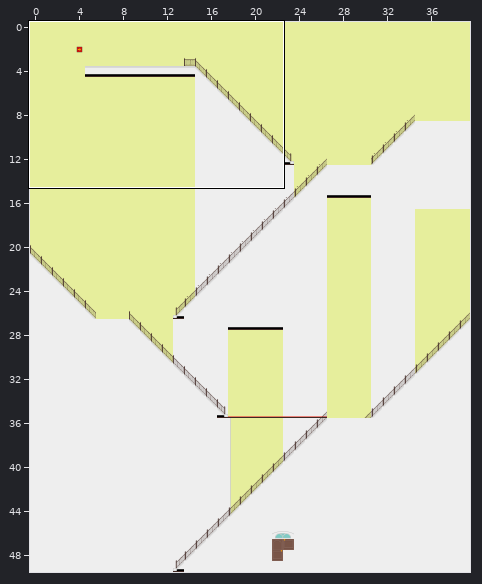
Tiled map: levels/2_4_4.tmx. The first picture is a wide view before the edit; the outline marks the close-up.
Close-up. Earlier state:
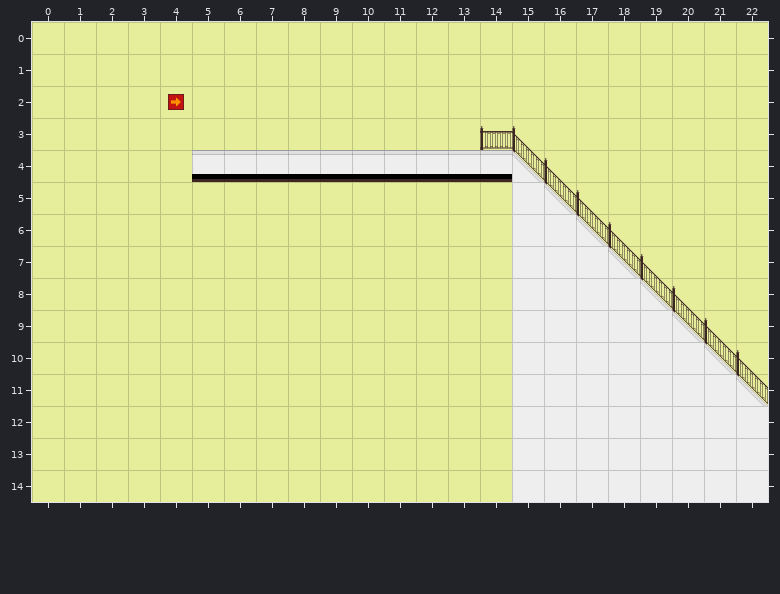
Cells are 64x64 px. Shown: x 0..22, y 0..14. The commit also changed other parts of the map, which this record leaves out.
The same view after the edit:
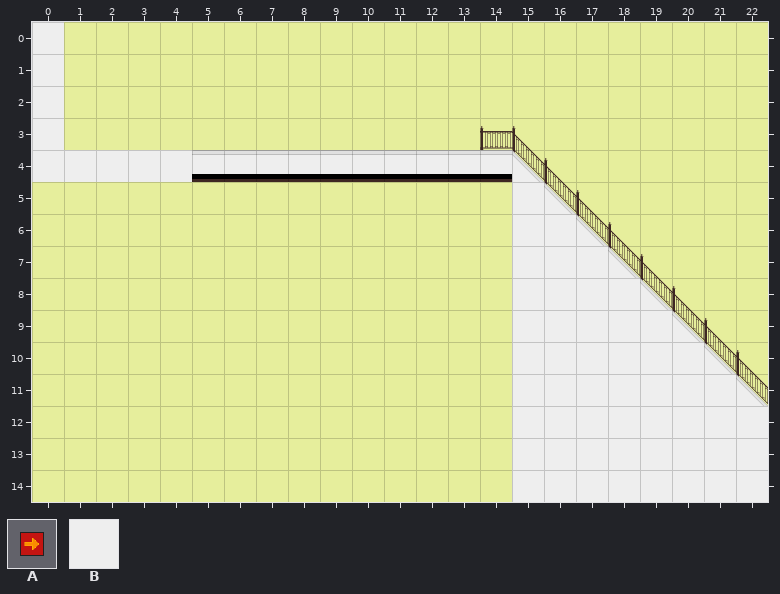
Key: from "testtiles": A 27, B 34.
_ is an empty cell.
Objects are placed by their top-left corner, in cells (3,4 is the top-left corner of cell 3,4); size is 1x1 cell unless given.
Diff:
{"where": "layer \"ForeGround\""}
{"y":0,"x":0,"old":"_","new":"B"}
{"y":1,"x":0,"old":"_","new":"B"}
{"y":2,"x":0,"old":"_","new":"B"}
{"y":3,"x":0,"old":"_","new":"B"}
{"y":4,"x":0,"old":"_____","new":"BBBBB"}
{"where": "layer \"objects\" (now hidden)"}
{"was": "A \"thrower\" at 4,2"}
{"label":"changed","picture_box":[32,22,192,182]}
